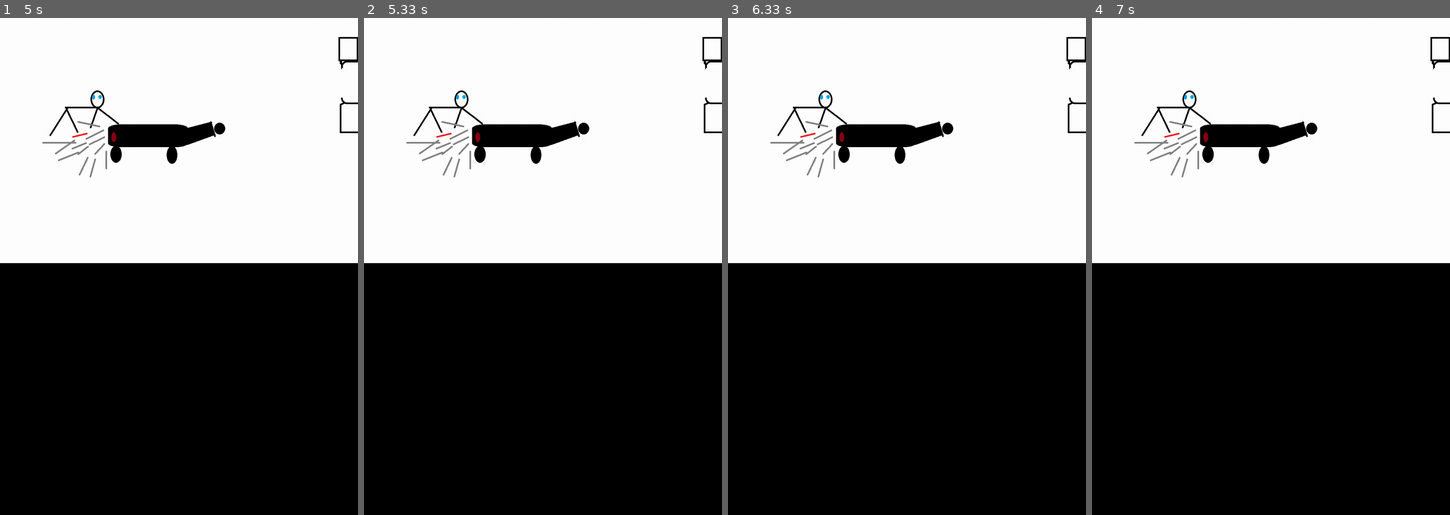
Above: before the commit, frames 1-4 (left to right).
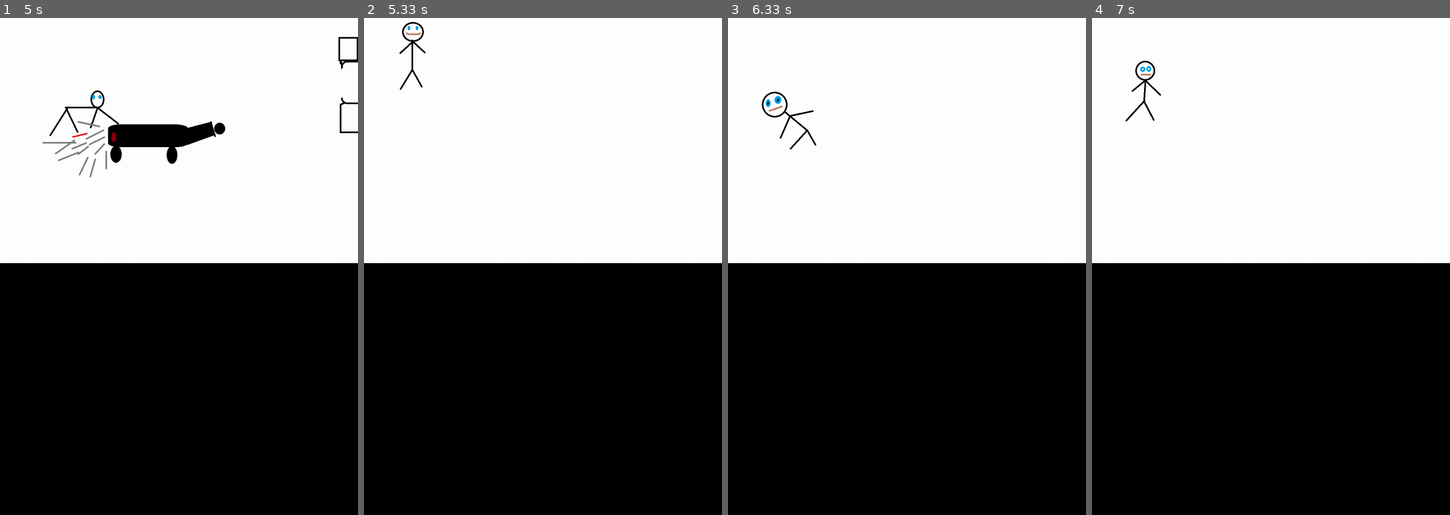
Above: after the commit, the same moments.

Repository: latuszek-piotr/gimnazjum-pygame
Game: pygame game, started from ludzik.py
Same seed, same stepped clock (60 frames per second), same inputs: the game is played once before the commit and once after it. The source is Python 2; it was converted automatically to run under Python 3.
Inputs:
- Up to frame 1 (5 s): no input
- Up to frame 2 (5.33 s): no input
- Up to frame 3 (6.33 s): no input
- Up to frame 4 (7 s): no input

Frame 1 is identical in both runs. In frame 2, 2.4% of the frame differs, in the area x 9-100%, y 0-33%; in frame 3, 2.4%, in the area x 9-100%, y 3-33%; in frame 4, 2.4%.

Commit message:
Animacja aramty i ludzika i ustawienie petli

Diff:
--- a/ludzik.py
+++ b/ludzik.py
@@ -16,7 +16,8 @@
 screen = pygame.display.get_surface()
 pygame.display.flip()
 
-for numer_ludzika in range(7):
+for powturzenia in range(50):
+ for numer_ludzika in range(7):
     nazwa_pliku = 'grafika/ludzik%s.png' % (numer_ludzika+1)
     grafika_ludzik = pygame.image.load(nazwa_pliku)
     screen.blit(grafika_ludzik, (0,0))
